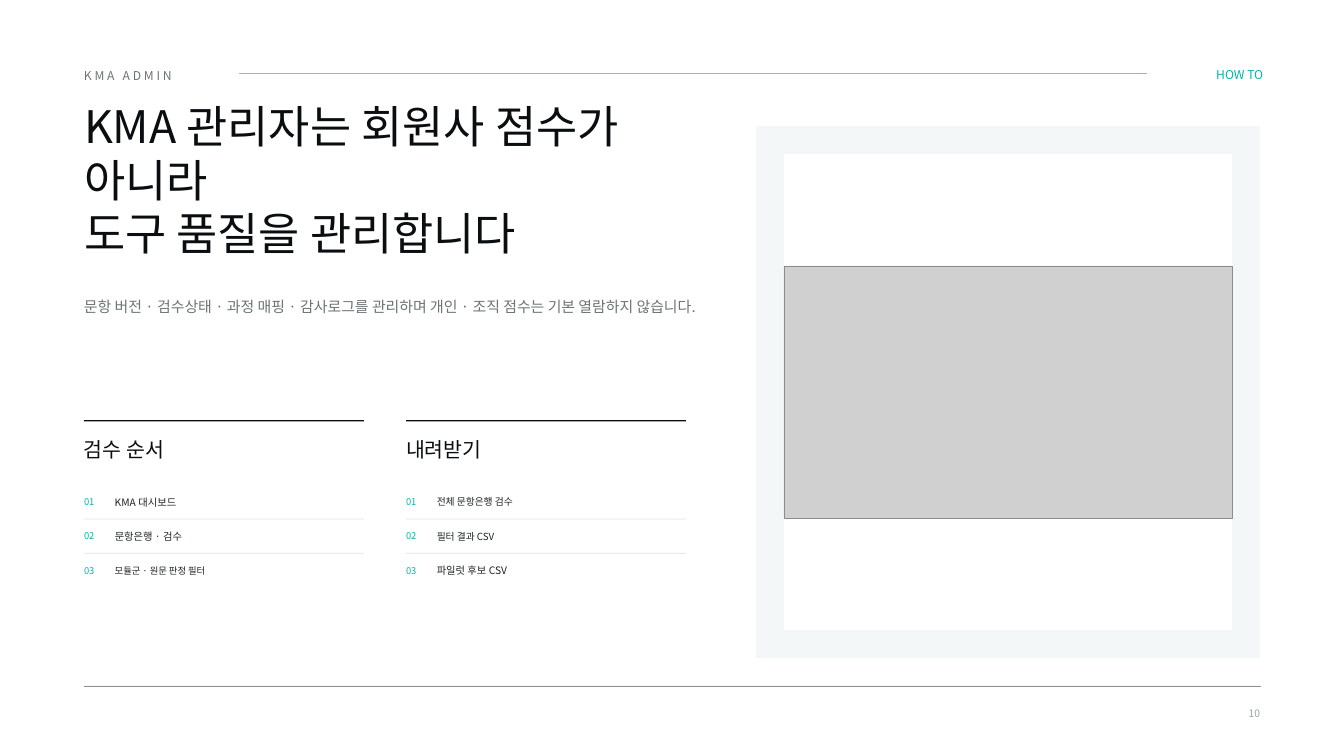
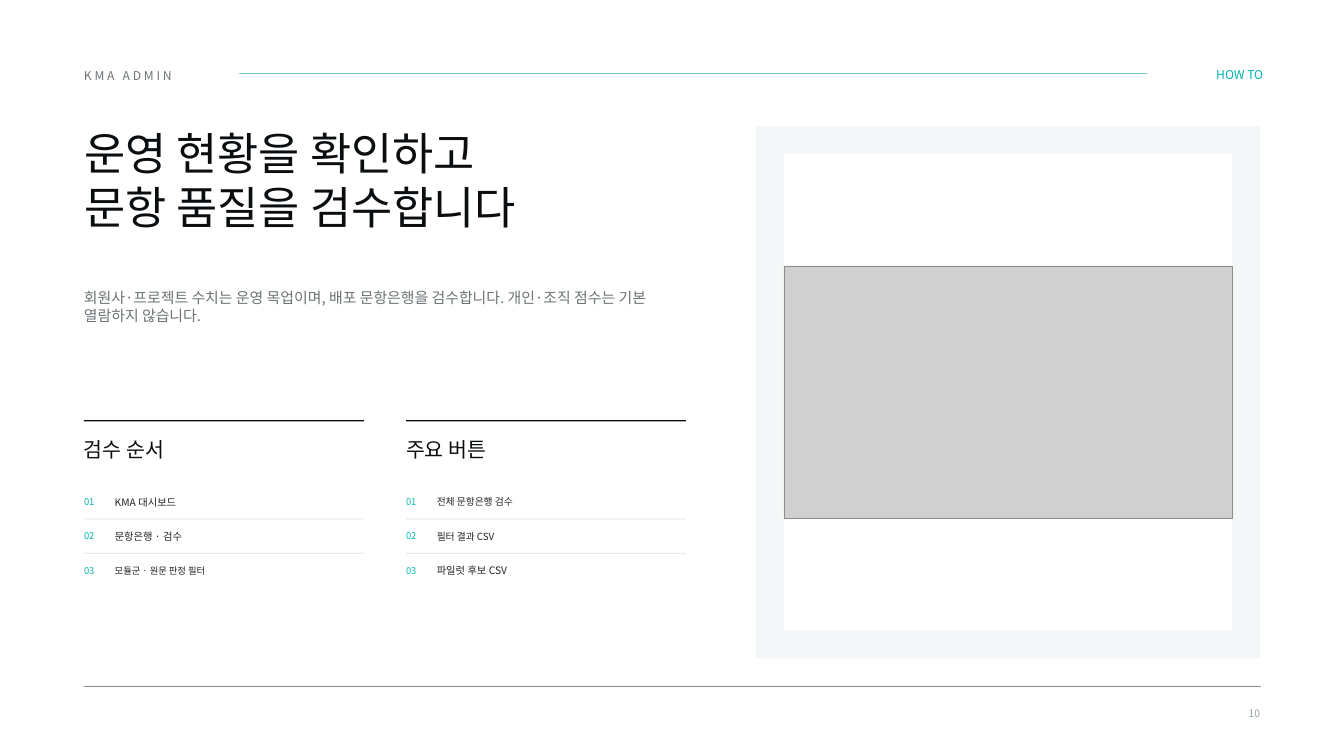
Before and after one commit to skytree96-cmyk/KMA_TAB_v2, a slide deck: slide 10 of docs/TAP_빠른사용가이드_v3.pptx. Drawn at 1344x756 pixels with LibreOffice and Linux fonts; fonts in the diff are those of the drawing; grey boxes stand for pictures. Boxes give left, top, right and bottom in pixels: in the first picture for what was removed or moved away, otherwise in the second. Text is boxed around its words. In the diff, an @@ line names an element or a change of style, - is before the commit and + after.

```diff
--- a/docs/TAP_빠른사용가이드_v3.pptx
+++ b/docs/TAP_빠른사용가이드_v3.pptx
@@ text at [84,132,516,228]: text changed @@
-KMA 관리자는 회원사 점수가 아니라
-도구 품질을 관리합니다
+운영 현황을 확인하고
+문항 품질을 검수합니다
@@ text at [84,290,646,322]: text changed @@
-문항 버전 · 검수상태 · 과정 매핑 · 감사로그를 관리하며 개인 · 조직 점수는 기본 열람하지 않습니다.
+회원사·프로젝트 수치는 운영 목업이며, 배포 문항은행을 검수합니다. 개인·조직 점수는 기본 열람하지 않습니다.
@@ text at [406,440,486,459]: text changed @@
-내려받기
+주요 버튼
```
Also in this commit, not shown: 11 other slides changed, 25 other files.
